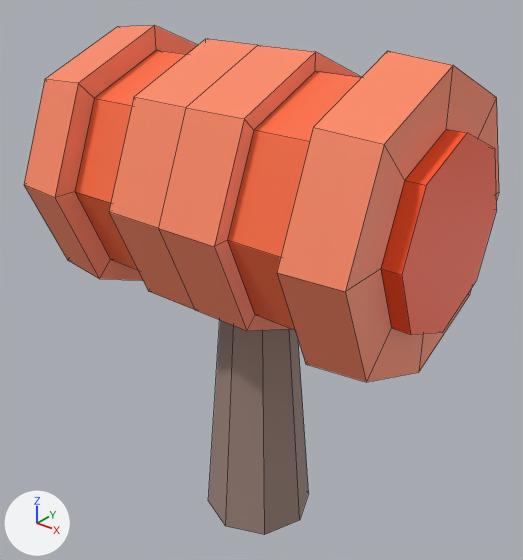
Before and after pictures for a commit that changed the FBX model unity_project/mole.i.o/Assets/Supercent/Mole.I.O/5. FBX/Hammer.fbx.
Rendered twice from a 50 mm camera at (1.394, -1.725, 1.978) aimed at (-0.012, 0.032, 0.889). The lights are fixed; the arrows at lower left show +X, +Y and +Z. Mesh edges are drawn as thin lines. Where no turn or scale is listed for an object, it has been applied to the vertices.

The scene before the commit, as lines of its bpy script (objects in view):
```python
me_cylinder = bpy.data.meshes.new('Cylinder')
me_cylinder.from_pydata(...)  # 136 vertices, 124 faces; spans x -0.67..0.67, y -0.46..0.46, z -0.05..1.69
me_cylinder.materials.append(mat_ch)  # picture img_texture_01_png
# before: 0 (0.0, 0.2, -0.05), 2 (0.14, 0.14, -0.05) at pixel (308, 493), 4 (0.2, 0.0, -0.05) at pixel (299, 520), 6 (0.14, -0.14, -0.05) at pixel (264, 534), 8 (0.0, -0.2, -0.05) at pixel (225, 526)
# before: 10 (-0.14, -0.14, -0.05) at pixel (208, 500), 12 (-0.2, 0.0, -0.05), 14 (-0.14, 0.14, -0.05)
ob_cylinder = bpy.data.objects.new('Cylinder', me_cylinder)
ob_cylinder.location = (0.0, 0.0, 0.0)
```
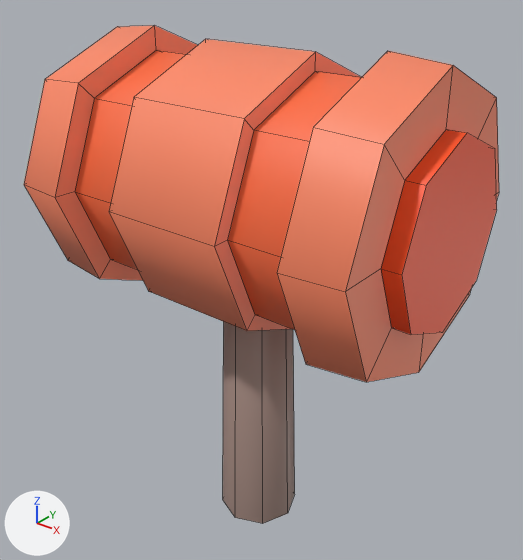
Changed parts and their boxes (x1, y1, x2, y2) in the pictures (523 x 560 px; the box of a moved part takes in the faces that stretch with it):
'Cylinder', reshaped: before (24, 26, 499, 535); after (24, 26, 499, 523)
part 1 of me_cylinder, moved or reshaped: before (208, 320, 309, 535); after (223, 322, 295, 523)
part 2 of me_cylinder, cut back: (109, 39, 315, 330) in both

The edits, one by one:
me_cylinder is used by ob_cylinder; location (0.0, 0.0, 0.0).
Verts and faces of me_cylinder; kept vertices keep their numbers, new ones are numbered from 136.
me_cylinder had 136 vertices, 124 faces and spanned x -0.67..0.67, y -0.46..0.46, z -0.05..1.69.
me_cylinder now has 128 vertices, 116 faces and spans x -0.67..0.67, y -0.46..0.46, z -0.05..1.69.
Part 1, on me_cylinder:
Vertex 0 moves to (0.0, 0.14, -0.05).
Vertex 2 moves to (0.1, 0.1, -0.05), pixel (294, 494).
Vertex 4 moves to (0.14, 0.0, -0.05), pixel (287, 513).
Vertex 6 moves to (0.1, -0.1, -0.05), pixel (262, 523).
Vertex 8 moves to (0.0, -0.14, -0.05), pixel (235, 517).
Vertex 10 moves to (-0.1, -0.1, -0.05), pixel (222, 499).
Vertex 12 moves to (-0.14, 0.0, -0.05).
Vertex 14 moves to (-0.1, 0.1, -0.05).
Part 2, on me_cylinder:
8 vertices are removed from x 0.0, y -0.44..0.44, z 0.79..1.67.
16 faces are deleted.
8 new faces join them.
me_cylinder part 3: the surface is now shaded smooth.
